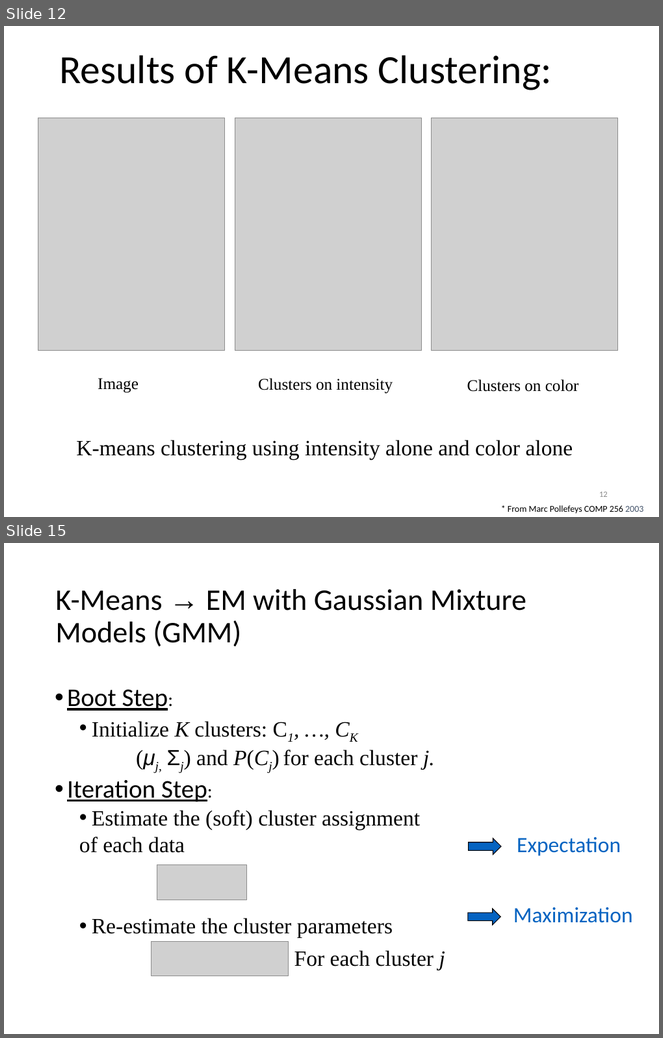
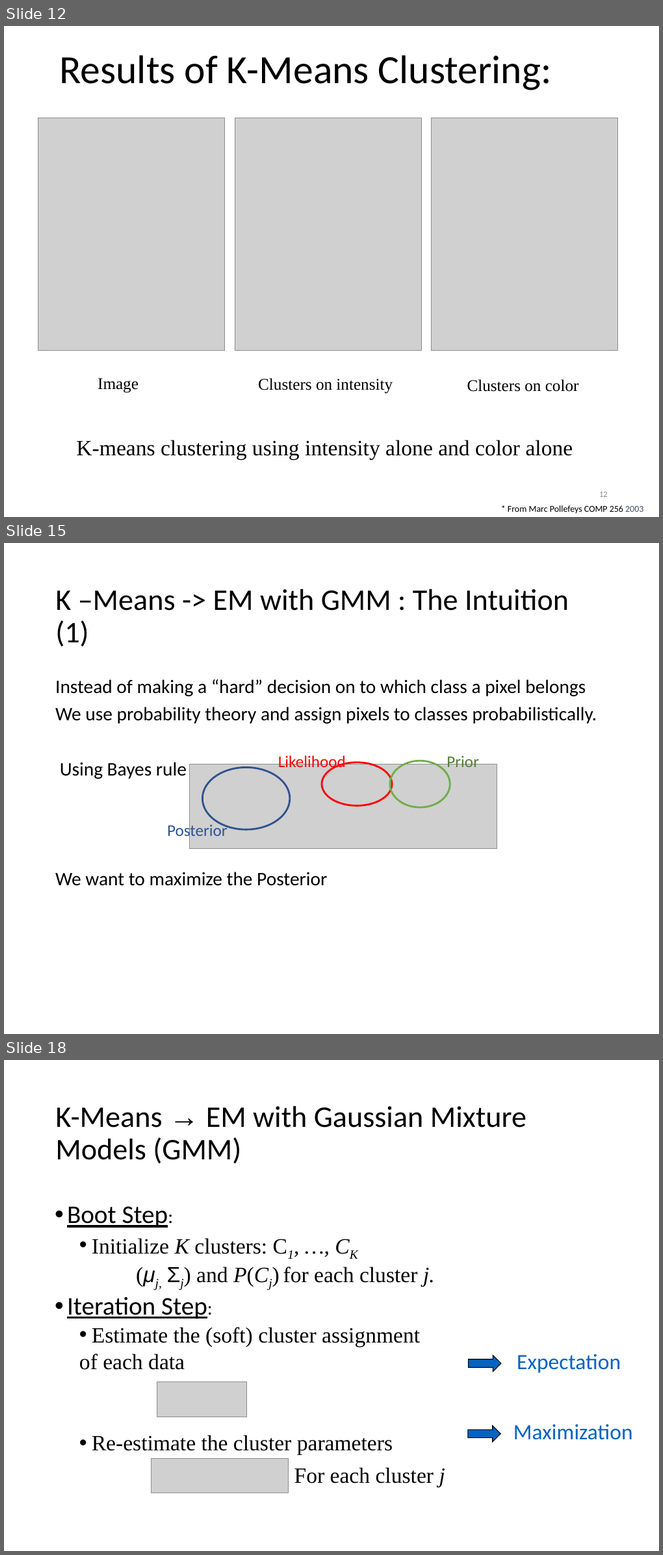
Before and after one commit to cmsc426spring2019/cmsc426spring2019.github.io, a slide deck: lectures/week_2/EM.ppt. Shown one above the other, each under a label of ours: slides 12 and 15 before the commit, slides 12, 15 and 18 after it; the slides between them are not shown. The pictures are 663x1038 and 663x1555 pixels, drawn with LibreOffice and Linux fonts; fonts in the diff are those of the drawing; grey boxes stand for pictures. Boxes give left, top, right and bottom in pixels: in the first picture for what was removed or moved away, otherwise in the second. Text is boxed around its words. In the diff, an @@ line names an element or a change of style, - is before the commit and + after.

```diff
--- a/lectures/week_2/EM.ppt
+++ b/lectures/week_2/EM.ppt
@@ slide 15 added at (4,543,659,1034), background #FFFFFF @@
@@ title added at (55,589,569,647), 33 pt, text #000000 @@
+K –Means -> EM with GMM : The Intuition (1)
@@ text added at (55,679,597,886), 21 pt, text #000000 @@
+Instead of making a “hard” decision on to which class a pixel belongs
+We use probability theory and assign pixels to classes probabilistically.
+Using Bayes rule
+We want to maximize the Posterior
@@ text added at (278,754,346,771), 18 pt, text #FF0000 @@
+Likelihood
@@ text added at (447,754,479,767), 18 pt, text #548235 @@
+Prior
@@ picture added at (189,765,497,849) @@
@@ ellipse added at (202,768,289,830), outline #2F528F 2.01 pt @@
@@ ellipse added at (322,763,392,806), outline #FF0000 2.01 pt @@
@@ ellipse added at (390,761,450,808), outline #70AD47 2.01 pt @@
@@ text added at (167,823,228,840), 18 pt, text #2F5597 @@
+Posterior
@@ what was slide 15 is now slide 18 @@
```
Also in this commit, not shown: 4 slides changed, 2 other slides added.
